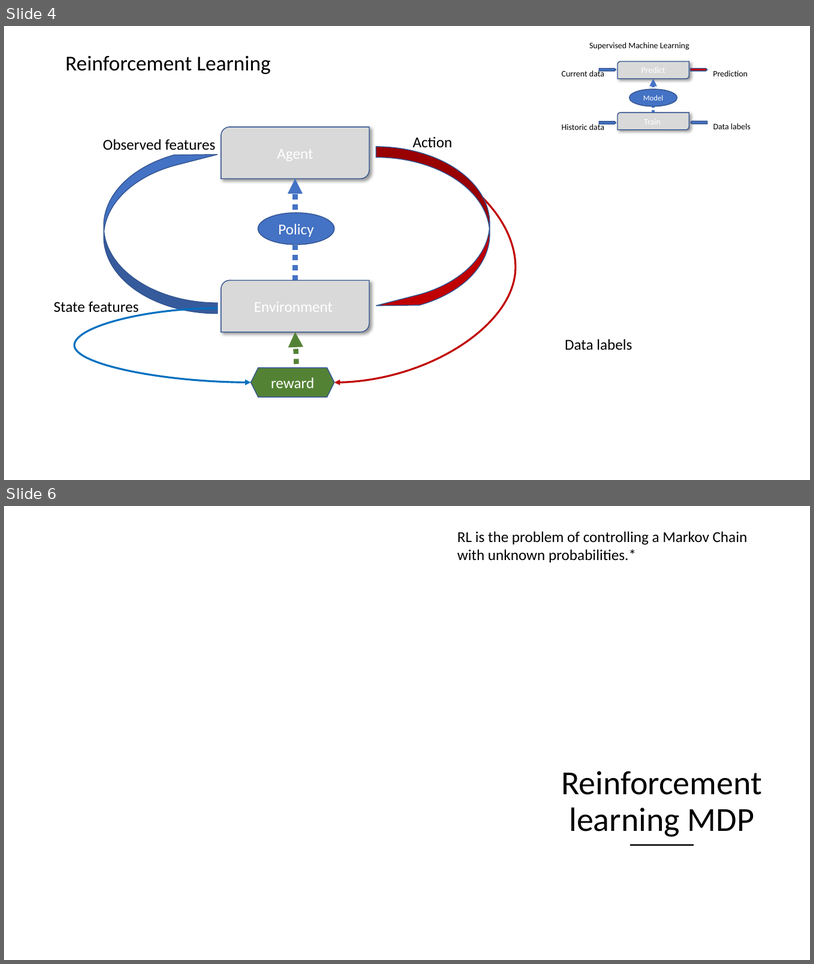
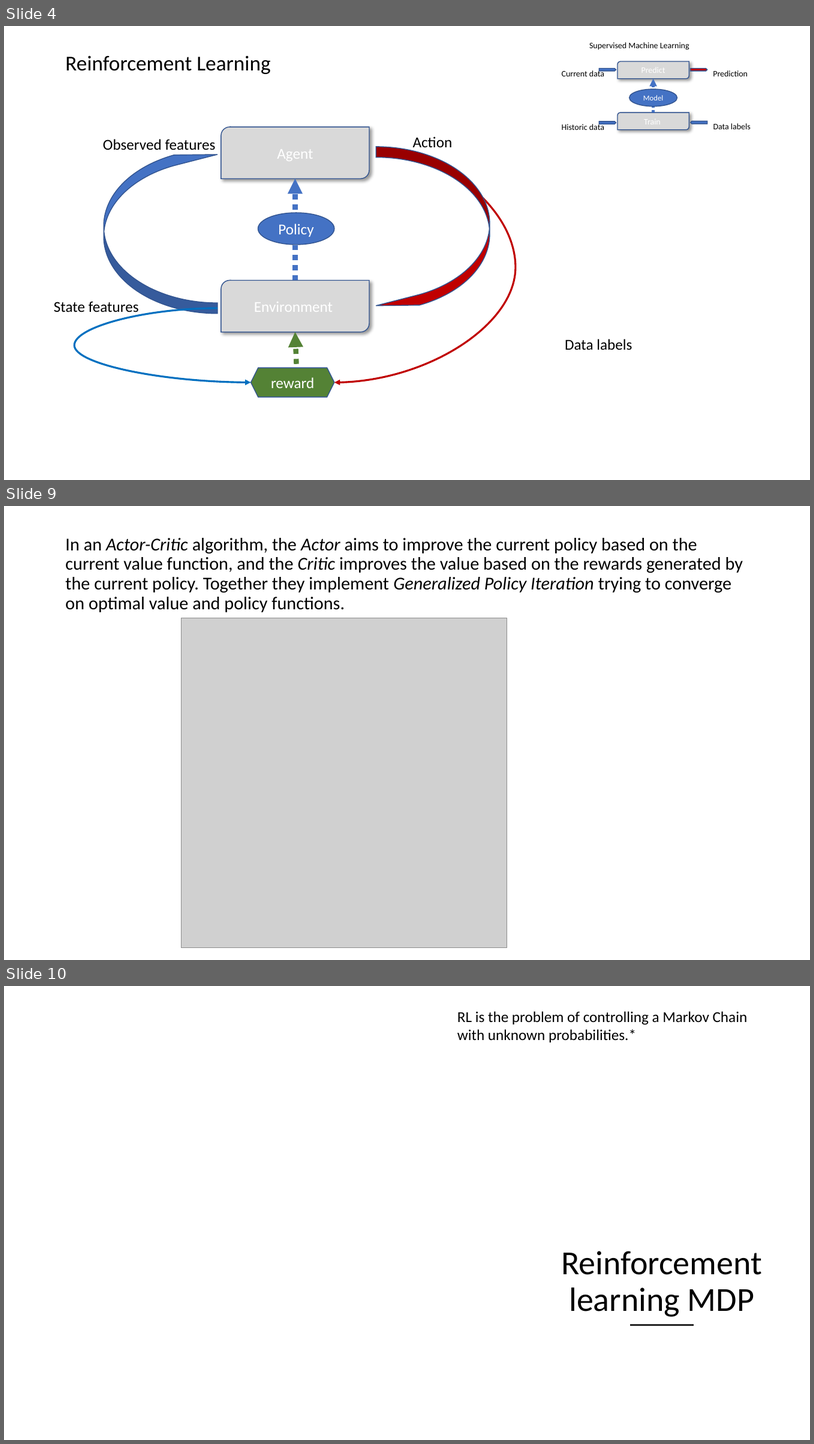
Before and after one commit to microsoft/ICSE2019, a slide deck: Rlearning/RL_ICSE.pptx. Shown one above the other, each under a label of ours: slides 4 and 6 before the commit, slides 4, 9 and 10 after it; the slides between them are not shown. The pictures are 814x964 and 814x1444 pixels, drawn with LibreOffice and Linux fonts; fonts in the diff are those of the drawing; grey boxes stand for pictures; background and template pictures are left out. Boxes give left, top, right and bottom in pixels: in the first picture for what was removed or moved away, otherwise in the second. Text is boxed around its words. In the diff, an @@ line names an element or a change of style, - is before the commit and + after.

```diff
--- a/Rlearning/RL_ICSE.pptx
+++ b/Rlearning/RL_ICSE.pptx
@@ slide 9 added at [4,506,810,960], background #FFFFFF @@
@@ title added at [65,538,743,612], 21.6 pt, text #000000 @@
+In an Actor-Critic algorithm, the Actor aims to improve the current policy based on the current value function, and the Critic improves the value based on the rewards generated by the current policy. Together they implement Generalized Policy Iteration trying to converge on optimal value and policy functions.
@@ picture added at [181,618,507,948] @@
@@ what was slide 6 is now slide 10 @@
```
Also in this commit, not shown: 2 slides changed, 8 other slides added, 1 slide removed, 5 other files.
